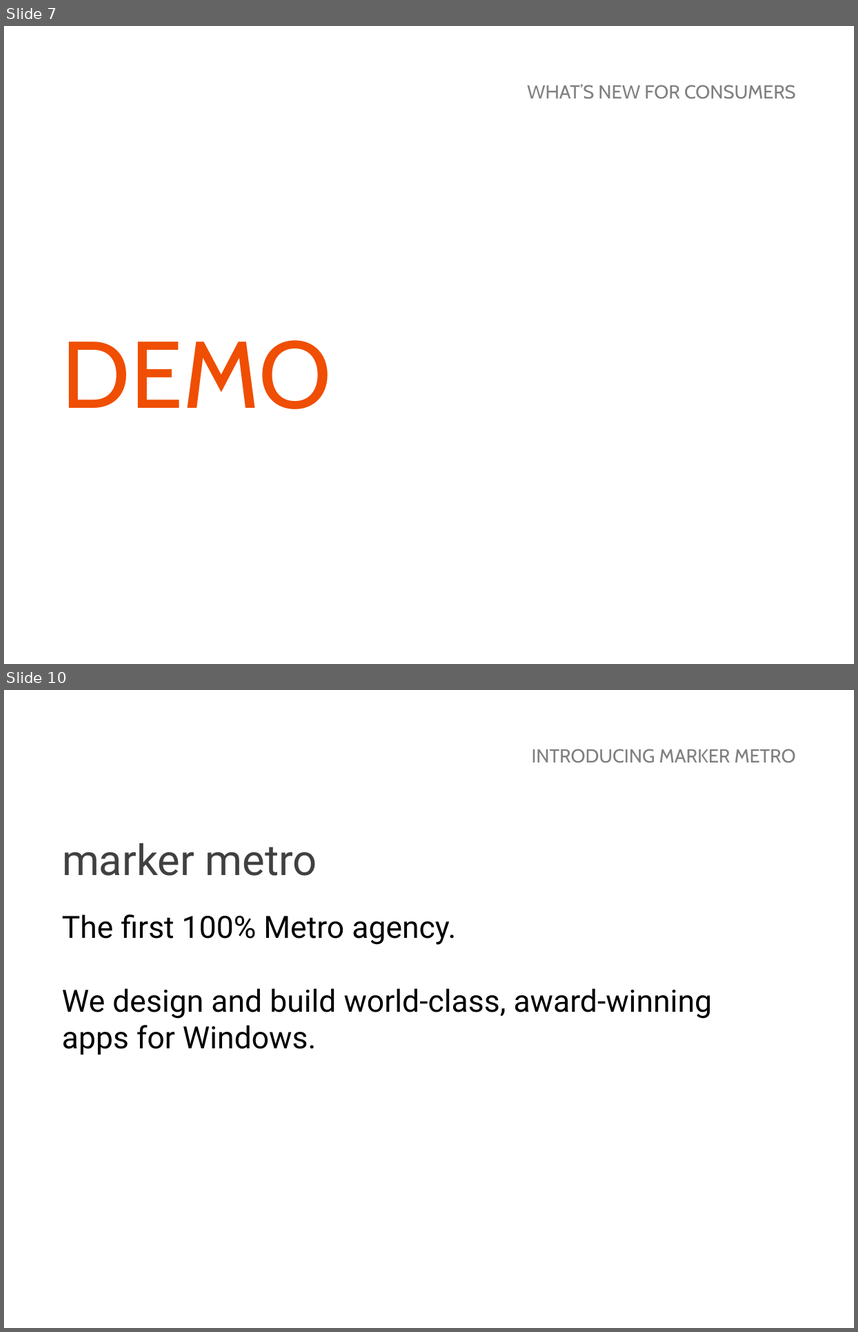
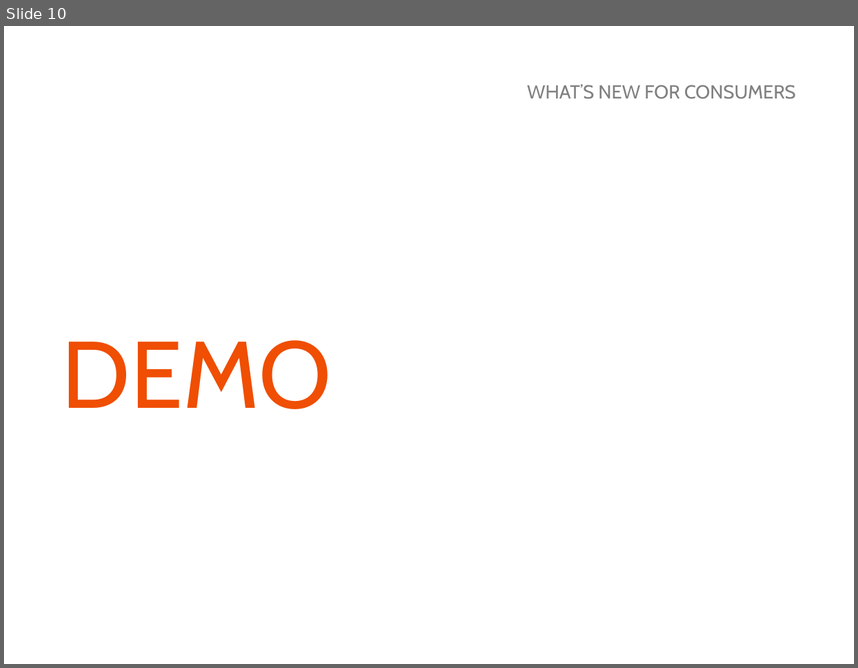
Before and after one commit to MarkerMetro/MarkerMetro.Talks, a slide deck: WhatsNewInWindows81/WhatsNewInWindows81.pptx. Shown one above the other, each under a label of ours: slides 7 and 10 before the commit, slide 10 after it; the slides between them are not shown. The pictures are 858x1332 and 858x668 pixels, drawn with LibreOffice and Linux fonts; fonts in the diff are those of the drawing; background and template pictures are left out. Boxes give left, top, right and bottom in pixels: in the first picture for what was removed or moved away, otherwise in the second. Text is boxed around its words. In the diff, an @@ line names an element or a change of style, - is before the commit and + after.

```diff
--- a/WhatsNewInWindows81/WhatsNewInWindows81.pptx
+++ b/WhatsNewInWindows81/WhatsNewInWindows81.pptx
@@ slide 10 removed at [4, 690, 854, 1328], background picture (left out) @@
@@ text removed at [532, 749, 796, 763] @@
-INTRODUCING MARKER METRO
@@ text removed at [62, 843, 317, 876] @@
-marker metro
@@ text removed at [62, 914, 713, 1054] @@
-The first 100% Metro agency.
-We design and build world-class, award-winning apps for Windows.
@@ what was slide 7 is now slide 10 @@
```
Also in this commit, not shown: 1 slide changed, 5 slides added, 1 other slide removed.
